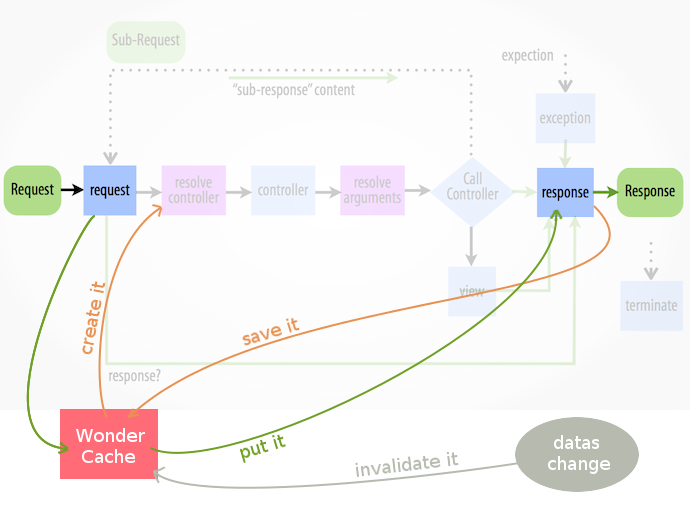
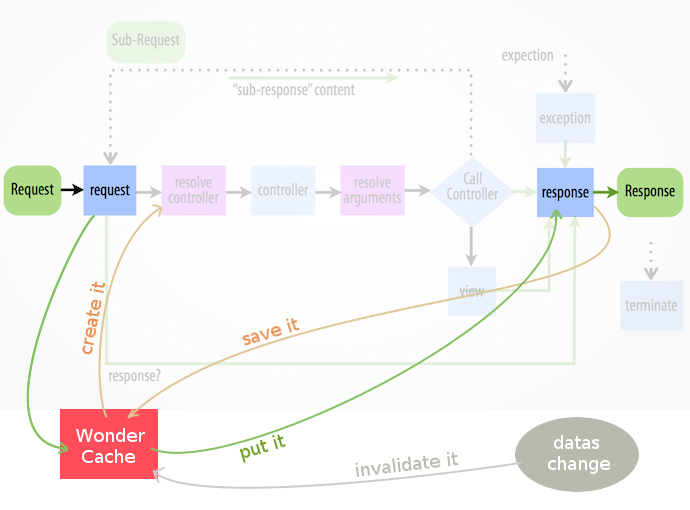
Before/after of a w=690, h=510 layered artwork. What changed in the layer stack:
painted on "line" over [26, 204, 611, 489]
"wondercache": opacity 58% → 70% over [60, 409, 158, 479]
